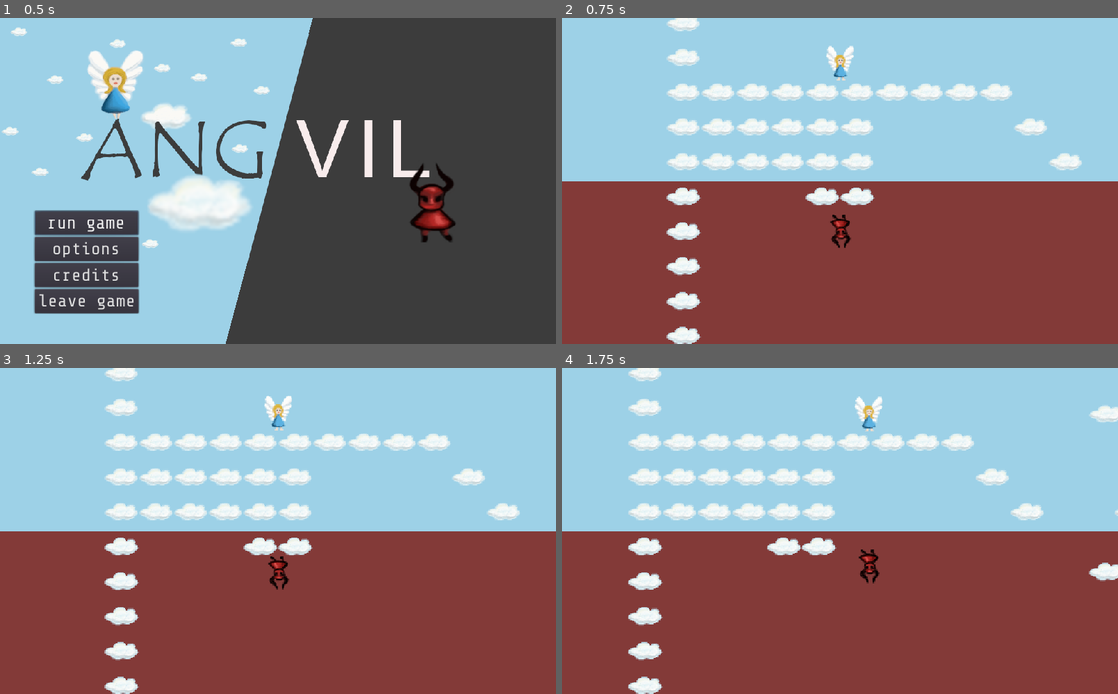
Above: before the commit, frames 1-4 (two rows, left to right).
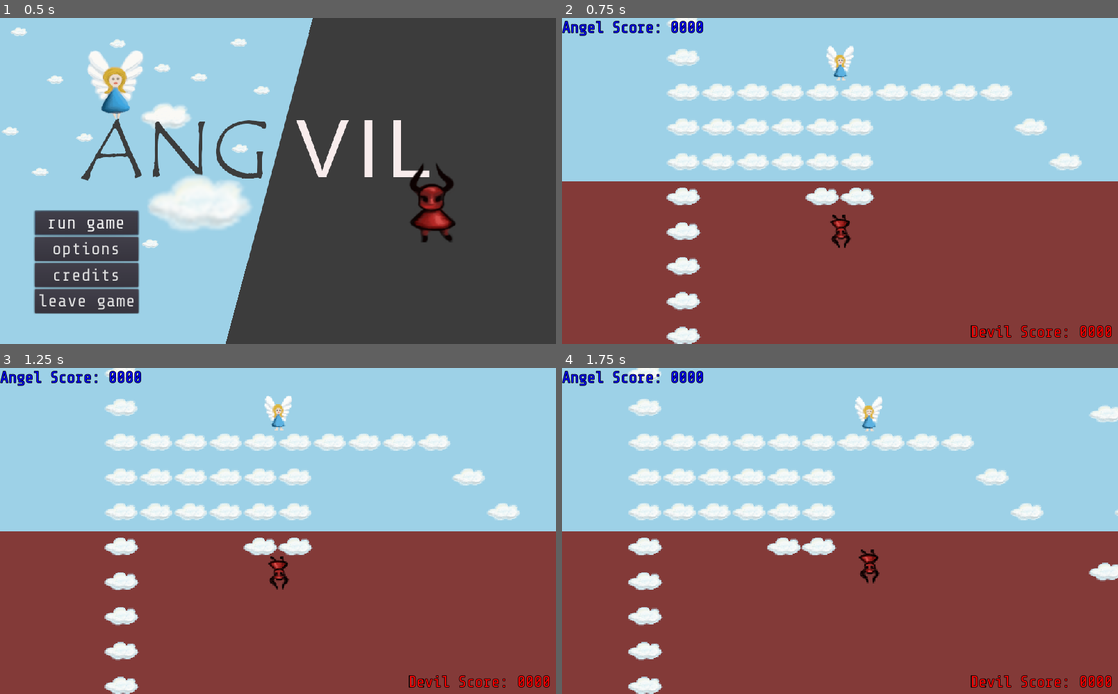
Above: after the commit, the same moments.

Repository: ang-vil/angvil
Game: Godot game, scene res://scenes/menu.tscn
Same seed, same stepped clock (60 frames per second), same inputs: the game is played once before the commit and once after it.
Inputs:
- Up to frame 1 (0.5 s): no input
- Up to frame 2 (0.75 s): click "run game" at 0.5 s
- Up to frame 3 (1.25 s): no input
- Up to frame 4 (1.75 s): tap Enter at 1.25 s; hold Right (key_right) from 1.28 s (still down); tap Space (shoot) at 1.35 s

Frame 1 is identical in both runs. In frame 2, 1.0% of the frame differs, in the area x 0-99%, y 0-99%; in frame 3, 1.0%; in frame 4, 1.0%.

Commit message:
first shot at hud

Diff:
--- /dev/null
+++ b/scenes/hud.tscn
@@ -0,0 +1,70 @@
+[gd_scene load_steps=4 format=2]
+
+[ext_resource path="res://assets/fonts/share-tech-mono/ShareTechMono-Regular.ttf" type="DynamicFontData" id=1]
+
+[sub_resource type="DynamicFont" id=5]
+size = 30
+outline_size = 1
+outline_color = Color( 0, 0, 0, 1 )
+font_data = ExtResource( 1 )
+
+[sub_resource type="Theme" id=6]
+default_font = SubResource( 5 )
+
+[node name="hud" type="CanvasLayer"]
+
+[node name="Control" type="Control" parent="."]
+anchor_right = 1.0
+anchor_bottom = 1.0
+__meta__ = {
+"_edit_use_anchors_": false
+}
+
+[node name="AngelScore" type="RichTextLabel" parent="Control"]
+modulate = Color( 0, 0.00392157, 1, 1 )
+margin_right = 224.0
+margin_bottom = 40.0
+rect_pivot_offset = Vector2( 312, 280 )
+theme = SubResource( 6 )
+text = "Angel Score: "
+__meta__ = {
+"_edit_use_anchors_": false
+}
+
+[node name="AngelScoreLabel" type="RichTextLabel" parent="Control"]
+modulate = Color( 0, 0.00392157, 1, 1 )
+margin_left = 200.0
+margin_right = 272.0
+margin_bottom = 40.0
+rect_pivot_offset = Vector2( 112, 280 )
+theme = SubResource( 6 )
+text = "0000"
+__meta__ = {
+"_edit_use_anchors_": false
+}
+
+[node name="DevilScore" type="RichTextLabel" parent="Control"]
+modulate = Color( 1, 0, 0, 1 )
+margin_left = 752.0
+margin_top = 560.0
+margin_right = 976.0
+margin_bottom = 600.0
+rect_pivot_offset = Vector2( 312, 280 )
+theme = SubResource( 6 )
+text = "Devil Score: "
+__meta__ = {
+"_edit_use_anchors_": false
+}
+
+[node name="DevilScoreLabel" type="RichTextLabel" parent="Control"]
+modulate = Color( 1, 0, 0, 1 )
+margin_left = 952.0
+margin_top = 560.0
+margin_right = 1024.0
+margin_bottom = 600.0
+rect_pivot_offset = Vector2( 112, 280 )
+theme = SubResource( 6 )
+text = "0000"
+__meta__ = {
+"_edit_use_anchors_": false
+}
--- a/scenes/levels/base.tscn
+++ b/scenes/levels/base.tscn
@@ -9,6 +9,7 @@
 [ext_resource path="res://assets/fonts/share-tech-mono/ShareTechMono-Regular.ttf" type="DynamicFontData" id=7]
 [ext_resource path="res://assets/sounds/game_sound.mp3" type="AudioStream" id=8]
 [ext_resource path="res://scenes/goal.tscn" type="PackedScene" id=9]
+[ext_resource path="res://scenes/hud.tscn" type="PackedScene" id=10]
 
 [sub_resource type="DynamicFont" id=3]
 size = 100
@@ -91,3 +92,5 @@
 
 [node name="goal" parent="." instance=ExtResource( 9 )]
 position = Vector2( 500, 0 )
+
+[node name="hud" parent="." instance=ExtResource( 10 )]
Not shown: 1 places in scenes/levels/base.tscn that only renumber resources
